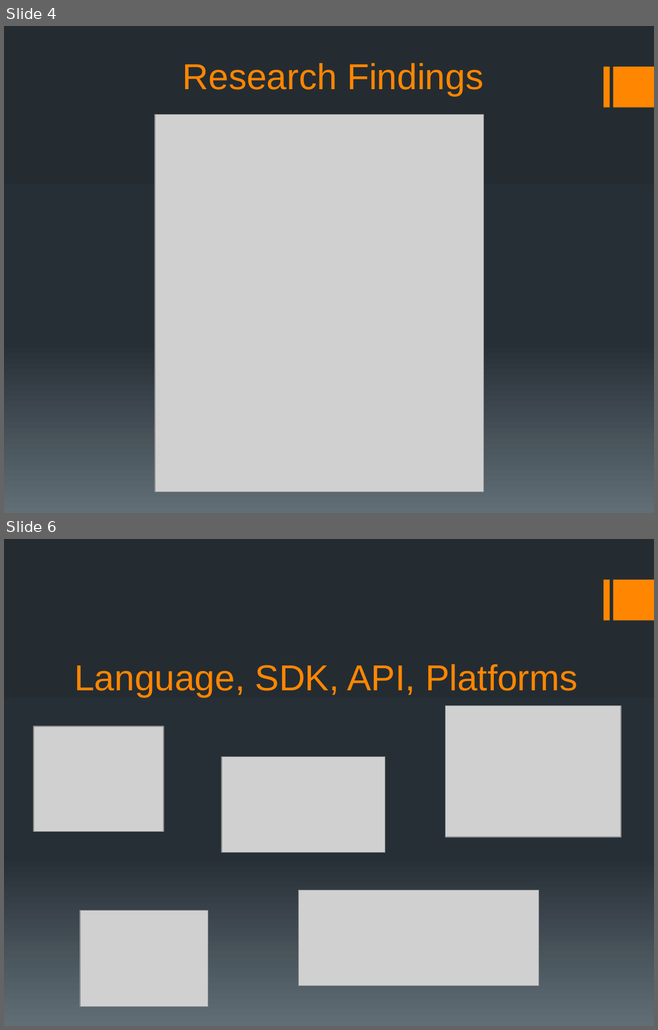
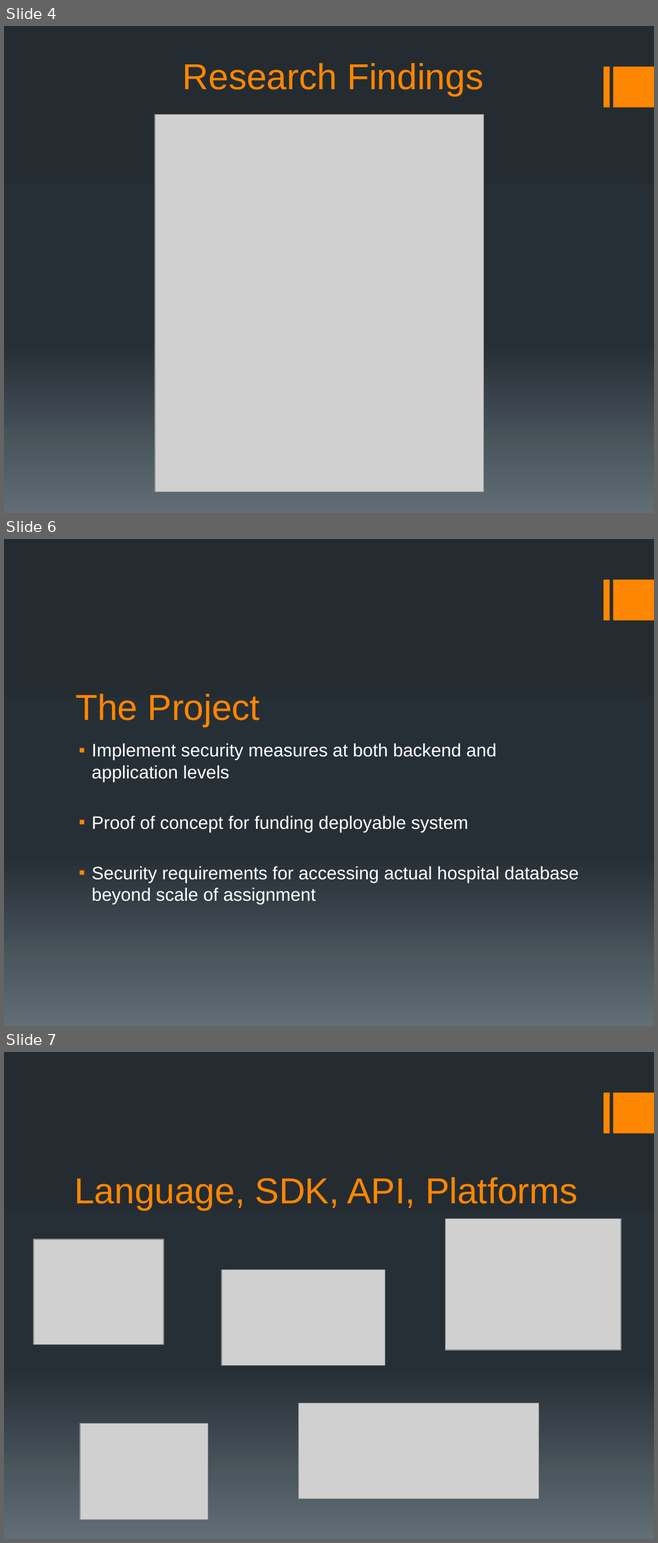
Before and after one commit to ShawnHesch/SAAPI, a slide deck: SAAPI_Walkthrough.pptx. Shown one above the other, each under a label of ours: slides 4 and 6 before the commit, slides 4, 6 and 7 after it; the slides between them are not shown. The pictures are 658x1030 and 658x1543 pixels, drawn with LibreOffice and Linux fonts; fonts in the diff are those of the drawing; grey boxes stand for pictures. Boxes give left, top, right and bottom in pixels: in the first picture for what was removed or moved away, otherwise in the second. Text is boxed around its words. In the diff, an @@ line names an element or a change of style, - is before the commit and + after.

Commit message:
Further updates to slides
Added and formatted The Project section

```diff
--- a/SAAPI_Walkthrough.pptx
+++ b/SAAPI_Walkthrough.pptx
@@ slide 6 added at box(4, 539, 654, 1026), background gradient #242C33 to #273037 to #636D76; not listed: 2 template elements that a slide beside it also shows @@
@@ title added at box(75, 694, 260, 726), 40 pt, text #FF8600 @@
+The Project
@@ text added at box(92, 743, 578, 905), 20 pt, text #FFFFFF @@
+▪ Implement security measures at both backend and application levels
+▪ Proof of concept for funding deployable system
+▪ Security requirements for accessing actual hospital database beyond scale of assignment
@@ what was slide 6 is now slide 7 @@
```
Also in this commit, not shown: 1 slide changed.
